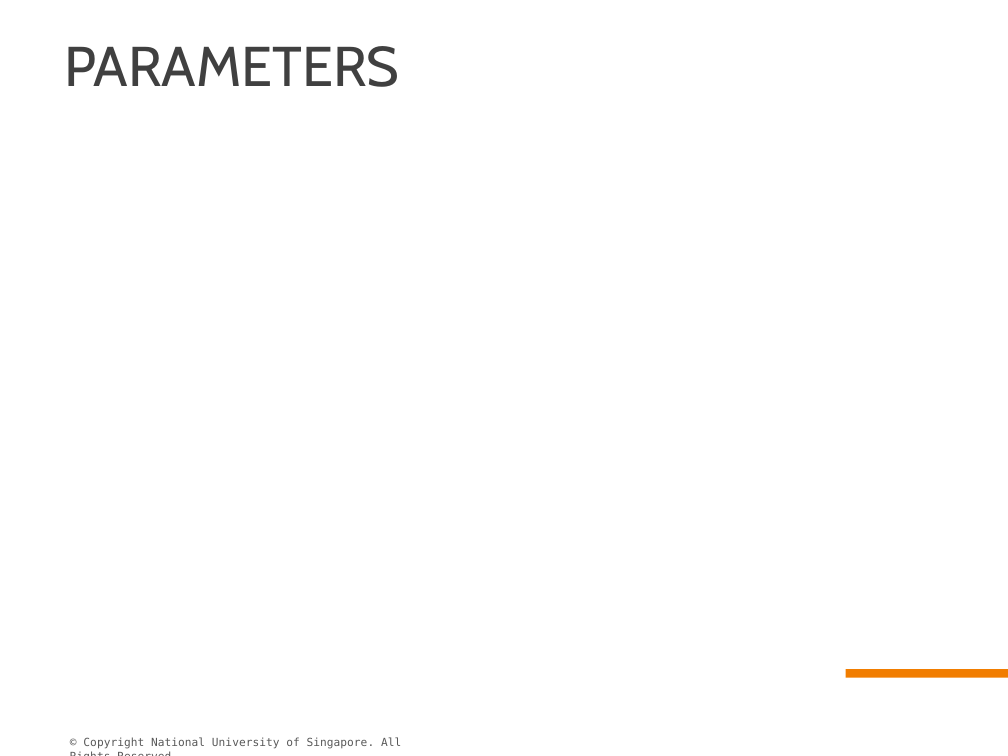
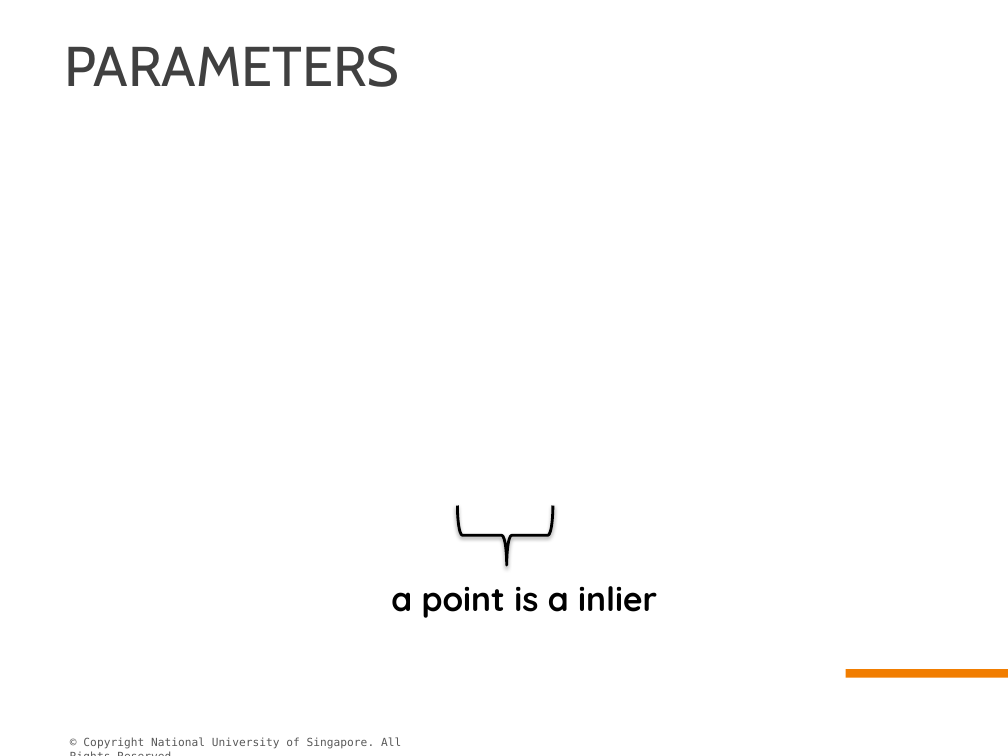
Before and after one commit to superchee/algorithmscpp, a slide deck: slide 19 of Presentation-caoqi.pptx. Drawn at 1008x756 pixels with LibreOffice and Linux fonts; fonts in the diff are those of the drawing; grey boxes stand for pictures; background and template pictures are left out. Boxes give left, top, right and bottom in pixels: in the first picture for what was removed or moved away, otherwise in the second. Text is boxed around its words. In the diff, an @@ line names an element or a change of style, - is before the commit and + after.

```diff
--- a/Presentation-caoqi.pptx
+++ b/Presentation-caoqi.pptx
@@ right brace added at [458, 506, 553, 565], outline #000000 2 pt @@
@@ text added at [391, 586, 657, 618], 24 pt, text #000000, bold @@
+a point is a inlier
```
Also in this commit, not shown: 3 other slides changed.
